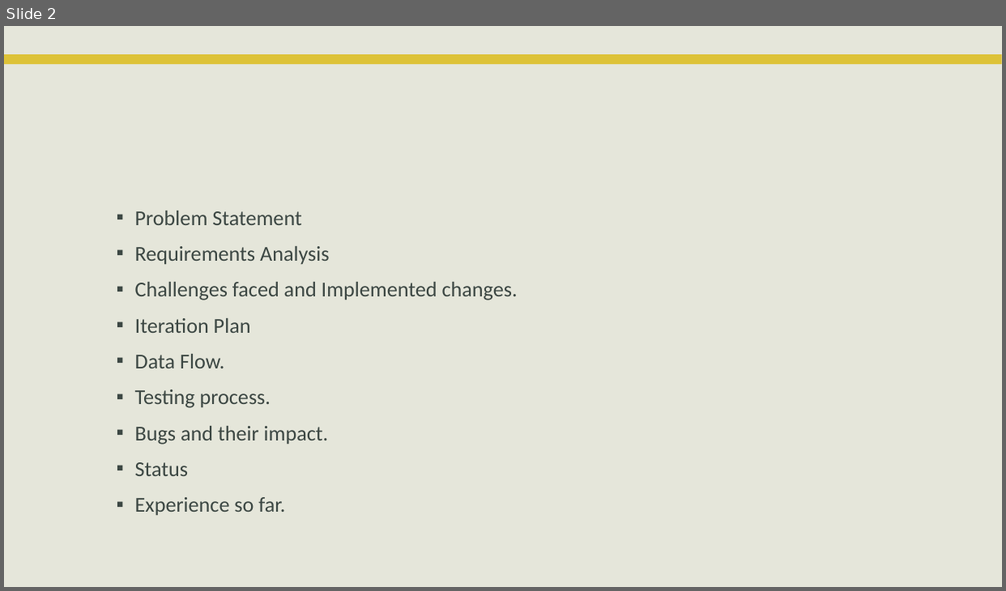
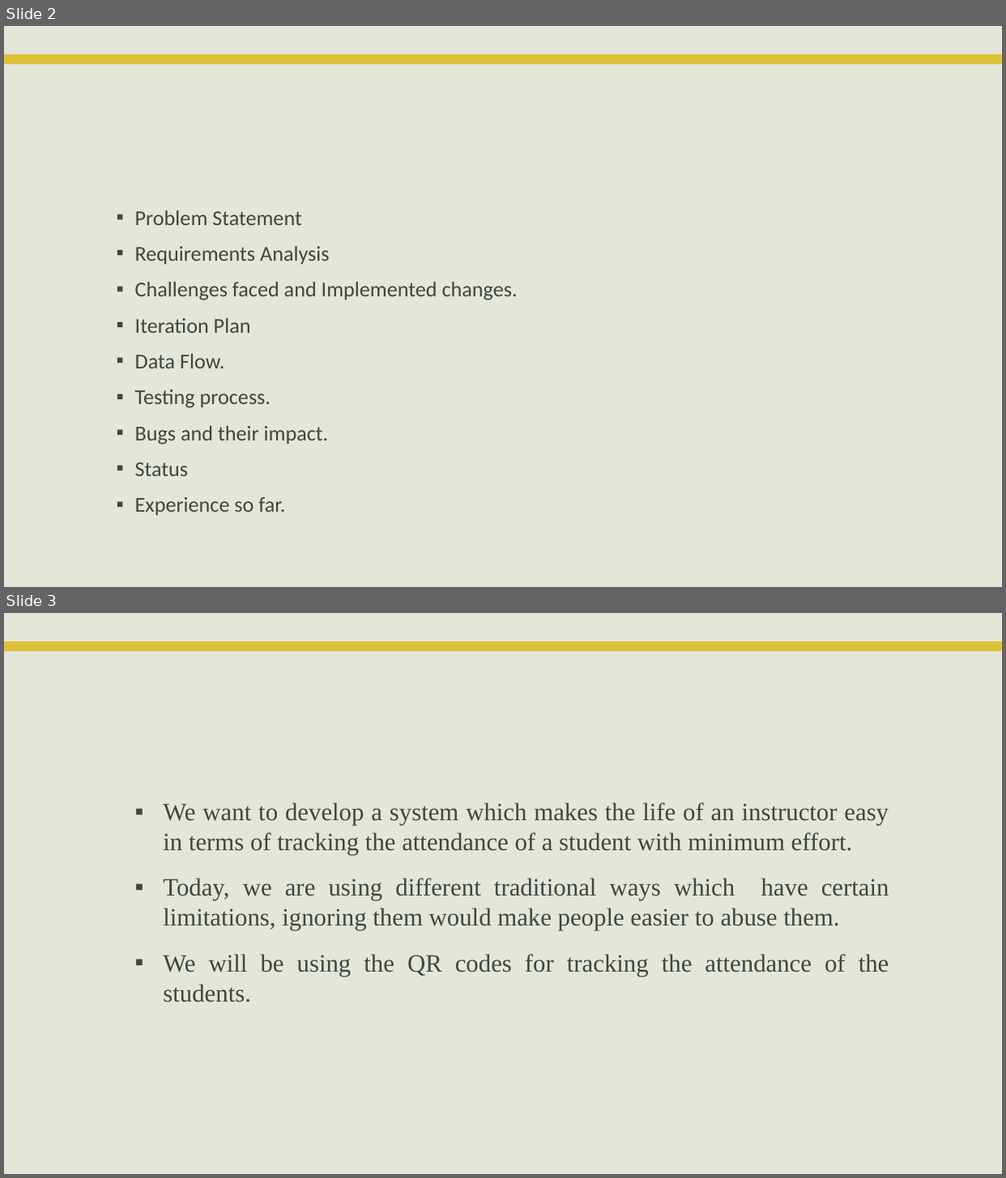
Before and after one commit to VamsiDevalla/Student-Attendance-Tracking, a slide deck: Presentations/final ppt.pptx. Shown one above the other, each under a label of ours: slide 2 before the commit, slides 2 and 3 after it. The pictures are 1006x591 and 1006x1178 pixels, drawn with LibreOffice and Linux fonts; fonts in the diff are those of the drawing; background and template pictures are left out. Boxes give left, top, right and bottom in pixels: in the first picture for what was removed or moved away, otherwise in the second. Text is boxed around its words. In the diff, an @@ line names an element or a change of style, - is before the commit and + after.

Commit message:
final

```diff
--- a/Presentations/final ppt.pptx
+++ b/Presentations/final ppt.pptx
@@ slide 3 added at [4, 613, 1002, 1174], background #E5E6DA; not listed: 1 template element that a slide beside it also shows @@
@@ title added at [108, 651, 897, 763], 30 pt, text #E5E6DA @@
+Problem Statement
@@ text added at [163, 803, 889, 1003], 24 pt, text #3C4743 @@
+▪ We want to develop a system which makes the life of an instructor easy in terms of tracking the attendance of a student with minimum effort.
+▪ Today, we are using different traditional ways which have certain limitations, ignoring them would make people easier to abuse them.
+▪ We will be using the QR codes for tracking the attendance of the students.
```
Also in this commit, not shown: 1 slide changed, 4 other slides added, 7 slides removed.
